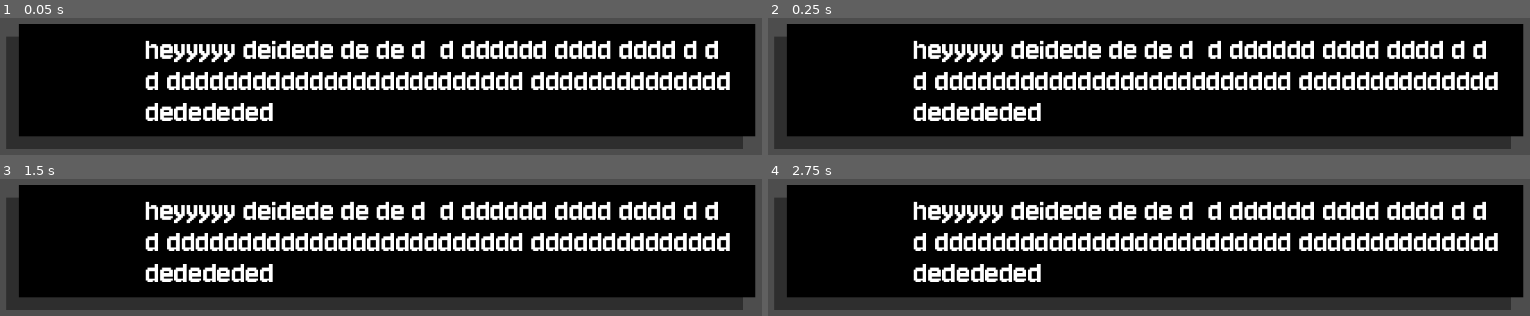
Above: before the commit, frames 1-4 (two rows, left to right).
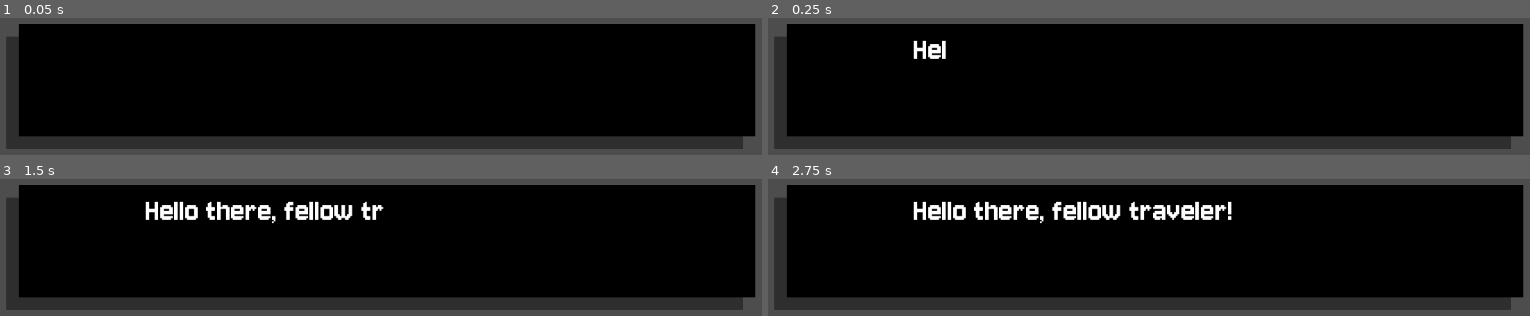
Above: after the commit, the same moments.

Repository: coderspark/voc-ding
Game: Godot game, scene res://Scenes/ui.tscn
Two runs of this game, one before a commit and one after it. Both use one fixed random seed, a clock stepped at 60 frames per second and the inputs below. This scene is started directly instead of the project's main scene.
Inputs (mouse positions are in pixels of both pictures, inside the frame that each line leads up to):
- Up to frame 1 (0.05 s): no input
- Up to frame 2 (0.25 s): no input
- Up to frame 3 (1.5 s): tap Enter at 0.5 s; move the mouse to (outside the picture) at 0.52 s; hold D (right) 0.53-1.28 s; click (outside the picture) at 0.6 s; move the mouse to (outside the picture) at 1.27 s; hold S (down) from 1.28 s (still down); tap Middle mouse button (move_camera) at 1.35 s
- Up to frame 4 (2.75 s): move the mouse to (outside the picture) at 2.02 s; release S (down) at 2.03 s; hold D (right) from 2.03 s (still down); click (outside the picture) at 2.1 s

The runs differ from the first frame. In frame 1, 14% of the frame differs, in the area x 19-96%, y 16-76%; in frame 2, 14%; in frame 3, 14%; in frame 4, 14%.

Commit message:
text rendering ui

Diff:
--- /dev/null
+++ b/Code/dialogue.gd
@@ -0,0 +1,11 @@
+extends Control
+
+func show_dialogue(text:String,character:String):
+	$CanvasLayer/Text.text = ""
+	for char in text:
+		$Timer.start()
+		await $Timer.timeout
+		$CanvasLayer/Text.text += char
+
+func _ready() -> void:
+	show_dialogue("Hello there, fellow traveler!","Mary")
--- a/Scenes/ui.tscn
+++ b/Scenes/ui.tscn
@@ -1,6 +1,7 @@
-[gd_scene load_steps=3 format=3 uid="uid://bnv8u5qxyxnof"]
+[gd_scene load_steps=4 format=3 uid="uid://bnv8u5qxyxnof"]
 
 [ext_resource type="Texture2D" uid="uid://m8w1sb8n03tp" path="res://Art/dialogue_background.png" id="1_jxero"]
+[ext_resource type="Script" uid="uid://bo0migcv1yfd4" path="res://Code/dialogue.gd" id="1_nf4gj"]
 [ext_resource type="Theme" uid="uid://di435lx1s86i2" path="res://Resources/dialogue.tres" id="2_qdvrb"]
 
 [node name="UI" type="Control"]
@@ -10,6 +11,7 @@
 anchor_bottom = 1.0
 grow_horizontal = 2
 grow_vertical = 2
+script = ExtResource("1_nf4gj")
 
 [node name="CanvasLayer" type="CanvasLayer" parent="."]
 
@@ -18,11 +20,14 @@
 scale = Vector2(18, 18)
 texture = ExtResource("1_jxero")
 
-[node name="Label" type="Label" parent="CanvasLayer"]
+[node name="Text" type="Label" parent="CanvasLayer"]
 offset_left = 236.0
 offset_top = 460.0
 offset_right = 1102.0
 offset_bottom = 602.0
 theme = ExtResource("2_qdvrb")
-text = "heyyyyy deidede de de d  d dddddd dddd dddd d d d ddddddddddddddddddddddddd dddddddddddddd dedededed"
 autowrap_mode = 3
+
+[node name="Timer" type="Timer" parent="."]
+wait_time = 0.05
+one_shot = true
Not shown, added: Code/dialogue.gd.uid
Not shown, added: Scenes/map_1.tscn1606872697.tmp
Not shown, added: Scenes/map_1.tscn1611161606.tmp
